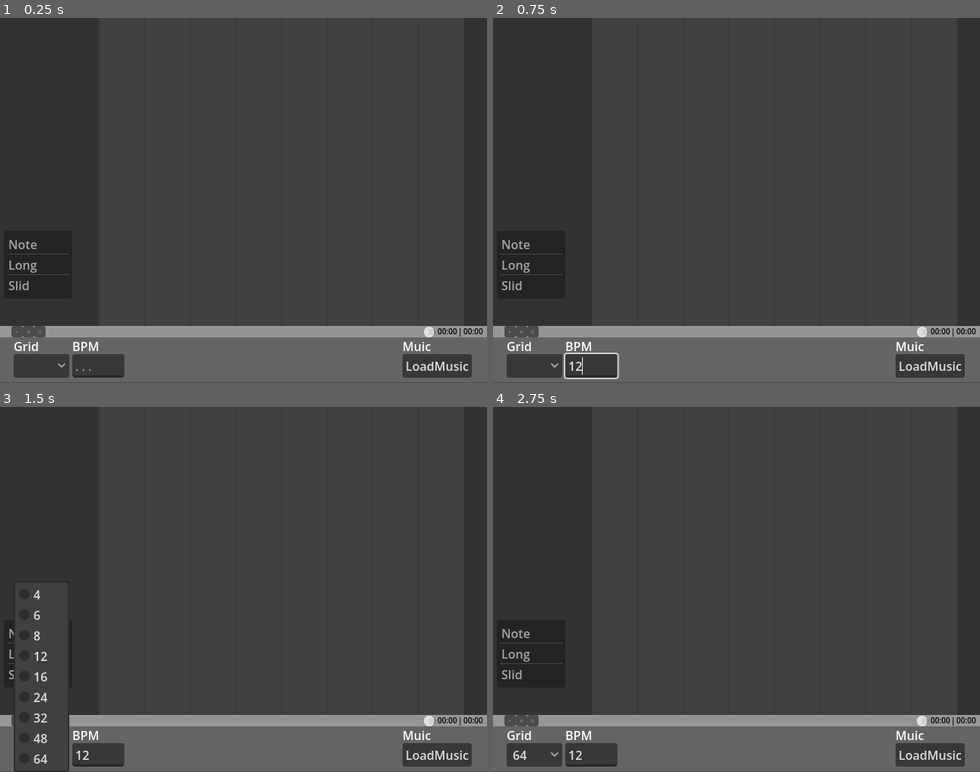
Above: before the commit, frames 1-4 (two rows, left to right).
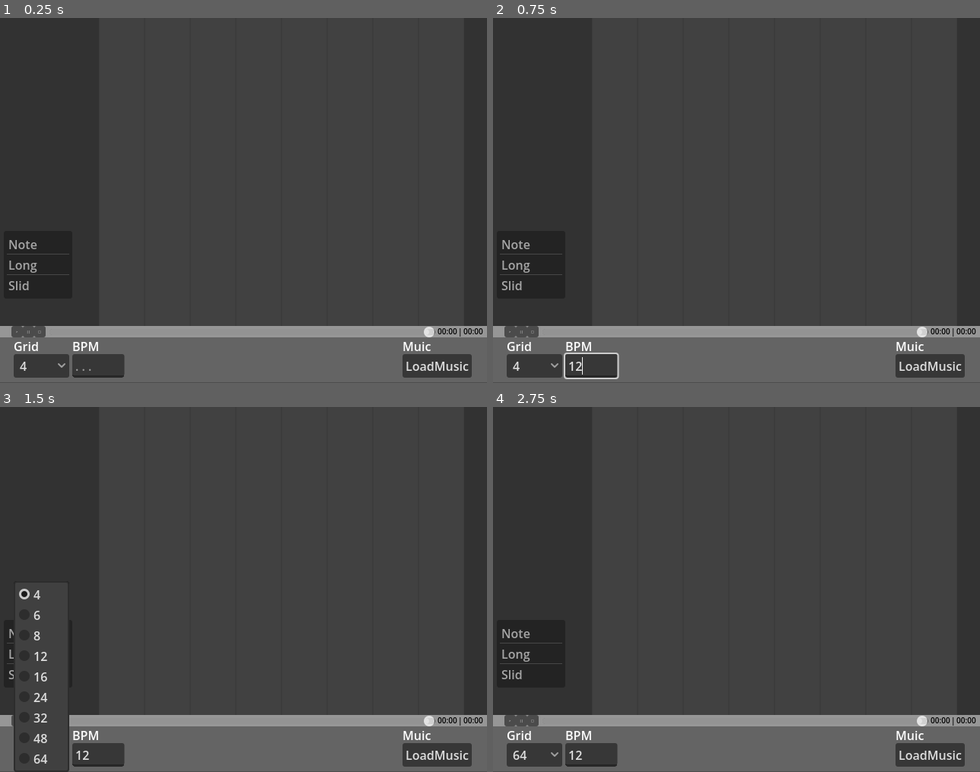
Above: after the commit, the same moments.

Repository: MiliNeDuck56/SightDominate
Game: Godot game, scene res://prototype/levelEditer/level_edit_screen.tscn
The game is run twice, just before and just after one commit, with the same random seed, the same clock (stepped at 60 frames per second) and the same inputs. The project has no main scene, so this scene is started directly.
Inputs (mouse positions are in pixels of both pictures, inside the frame that each line leads up to):
- Up to frame 1 (0.25 s): no input
- Up to frame 2 (0.75 s): click (590, 364) at 0.52 s; type "12" at 0.6 s
- Up to frame 3 (1.5 s): click (43, 753) at 1.27 s
- Up to frame 4 (2.75 s): click (536, 753) at 2 s, where only the run after the commit has a clickable "4"

The runs differ from the first frame. In frame 1, less than 0.1% of the frame differs, in the area x 4-6%, y 94-97%; in frame 2, less than 0.1%; in frame 3, less than 0.1%, in the area x 3-7%, y 49-53%; in frame 4, nothing differs.

Commit message:
나는 블루스크린이 싫어요
나는 블루스크린이 싫어요
왜냐하면 이거 때문에 저번에 하던 작업 날리고 현타와서 며칠간 이걸 안켰거든요
이 런 개 씨 발

Diff:
--- /dev/null
+++ b/prototype/levelEditer/levelControl/line.gd
@@ -0,0 +1,9 @@
+extends Node2D
+
+var NOTES
+
+func _ready() -> void:
+	NOTES = {4:[],6:[],8:[],12:[],16:[],24:[],32:[],48:[],64:[]}
+
+func itemSelected(value: int):
+	print(self)
--- a/prototype/levelEditer/levelControl/line.tscn
+++ b/prototype/levelEditer/levelControl/line.tscn
@@ -1,6 +1,9 @@
 [gd_scene format=3 uid="uid://bps7ct16355jn"]
 
+[ext_resource type="Script" uid="uid://bmf2d1y7rb8h" path="res://prototype/levelEditer/levelControl/line.gd" id="1_s4khg"]
+
 [node name="Line" type="Node2D" unique_id=145515248]
+script = ExtResource("1_s4khg")
 
 [node name="LineBackground" type="ColorRect" parent="." unique_id=785778897]
 offset_right = 60.0
--- /dev/null
+++ b/prototype/levelEditer/levelControl/line_window.gd
@@ -0,0 +1,6 @@
+extends Node2D
+
+
+func itemSelected(value: int):
+	for line in $Lines.get_children():
+		line.itemSelected(value)
--- a/prototype/levelEditer/levelControl/line_window.tscn
+++ b/prototype/levelEditer/levelControl/line_window.tscn
@@ -1,31 +1,33 @@
 [gd_scene format=3 uid="uid://b4v5vw8e88ncx"]
 
+[ext_resource type="Script" uid="uid://clu3enn76b28w" path="res://prototype/levelEditer/levelControl/line_window.gd" id="1_p5vt1"]
 [ext_resource type="PackedScene" uid="uid://bps7ct16355jn" path="res://prototype/levelEditer/levelControl/line.tscn" id="1_r8kkl"]
 
 [node name="LineWindow" type="Node2D" unique_id=359831731]
+script = ExtResource("1_p5vt1")
 
-[node name="Node2D" type="Node2D" parent="." unique_id=1867942090]
+[node name="Lines" type="Node2D" parent="." unique_id=1867942090]
 position = Vector2(80, 0)
 
-[node name="Line1" parent="Node2D" unique_id=145515248 instance=ExtResource("1_r8kkl")]
+[node name="Line1" parent="Lines" unique_id=145515248 instance=ExtResource("1_r8kkl")]
 
-[node name="Line2" parent="Node2D" unique_id=2118760456 instance=ExtResource("1_r8kkl")]
+[node name="Line2" parent="Lines" unique_id=2118760456 instance=ExtResource("1_r8kkl")]
 position = Vector2(60, 0)
 
-[node name="Line3" parent="Node2D" unique_id=1228725099 instance=ExtResource("1_r8kkl")]
+[node name="Line3" parent="Lines" unique_id=1228725099 instance=ExtResource("1_r8kkl")]
 position = Vector2(120, 0)
 
-[node name="Line4" parent="Node2D" unique_id=202466481 instance=ExtResource("1_r8kkl")]
+[node name="Line4" parent="Lines" unique_id=202466481 instance=ExtResource("1_r8kkl")]
 position = Vector2(180, 0)
 
-[node name="Line5" parent="Node2D" unique_id=1289778586 instance=ExtResource("1_r8kkl")]
+[node name="Line5" parent="Lines" unique_id=1289778586 instance=ExtResource("1_r8kkl")]
 position = Vector2(240, 0)
 
-[node name="Line6" parent="Node2D" unique_id=757612626 instance=ExtResource("1_r8kkl")]
+[node name="Line6" parent="Lines" unique_id=757612626 instance=ExtResource("1_r8kkl")]
 position = Vector2(300, 0)
 
-[node name="Line7" parent="Node2D" unique_id=1687098556 instance=ExtResource("1_r8kkl")]
+[node name="Line7" parent="Lines" unique_id=1687098556 instance=ExtResource("1_r8kkl")]
 position = Vector2(360, 0)
 
-[node name="Line8" parent="Node2D" unique_id=1560547331 instance=ExtResource("1_r8kkl")]
+[node name="Line8" parent="Lines" unique_id=1560547331 instance=ExtResource("1_r8kkl")]
 position = Vector2(420, 0)
--- a/prototype/levelEditer/level_edit.gd
+++ b/prototype/levelEditer/level_edit.gd
@@ -1,9 +1,5 @@
 extends Node2D
 
-
-# Called when the node enters the scene tree for the first time.
-func _ready() -> void:
-	pass
 
 func musicSetting(music : AudioStreamWAV):
 	var length = music.get_length()
@@ -13,3 +9,6 @@
 	MusicProgress.get_node("SongTimerEnd").text = "%02d:%02d" % [total_seconds/60, total_seconds%60]
 	MusicProgress.get_node("SongProgress").max_value = total_seconds
 	$MusicProgress.musicSelected()
+
+func itemSelected(value: int):
+	$LineWindow.itemSelected(value)
--- a/prototype/levelEditer/level_edit_screen.gd
+++ b/prototype/levelEditer/level_edit_screen.gd
@@ -3,9 +3,15 @@
 
 func _ready() -> void:
 	$MusicEdit/LoadFile/openMusicFile.file_selected.connect(fileSelected)
+	$MusicEdit/selectGrid/Grid.item_selected.connect(itemSelected)
+	itemSelected(4)
 
 func fileSelected(path: String):
 	var music = load(path)
 	$Music.stream = music
 	$MusicEdit.musicSetting(music)
 	$LevelEdit.musicSetting(music)
+
+func itemSelected(index: int):
+	var value = int($MusicEdit/selectGrid/Grid.get_item_text(index))
+	$LevelEdit.itemSelected(value)
--- a/prototype/levelEditer/musicControl/select_grid.tscn
+++ b/prototype/levelEditer/musicControl/select_grid.tscn
@@ -2,10 +2,11 @@
 
 [node name="selectGrid" type="Node2D" unique_id=303109200]
 
-[node name="Gird" type="OptionButton" parent="." unique_id=1922983022]
+[node name="Grid" type="OptionButton" parent="." unique_id=1922983022]
 offset_top = 22.0
 offset_right = 73.0
 offset_bottom = 53.0
+selected = 0
 item_count = 9
 popup/item_0/text = "4"
 popup/item_0/id = 1
Not shown, added: prototype/levelEditer/levelControl/line.gd.uid
Not shown, added: prototype/levelEditer/levelControl/line_window.gd.uid
